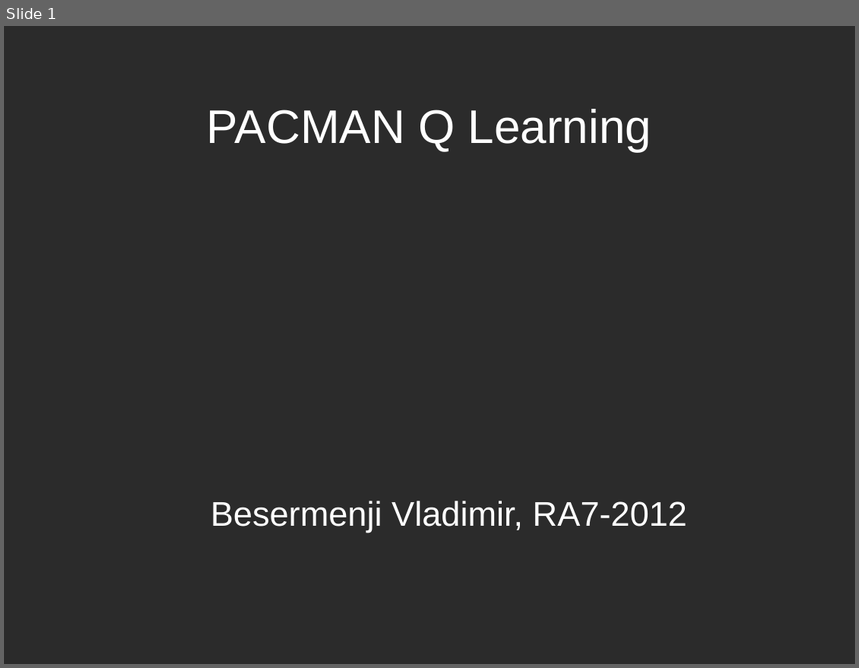
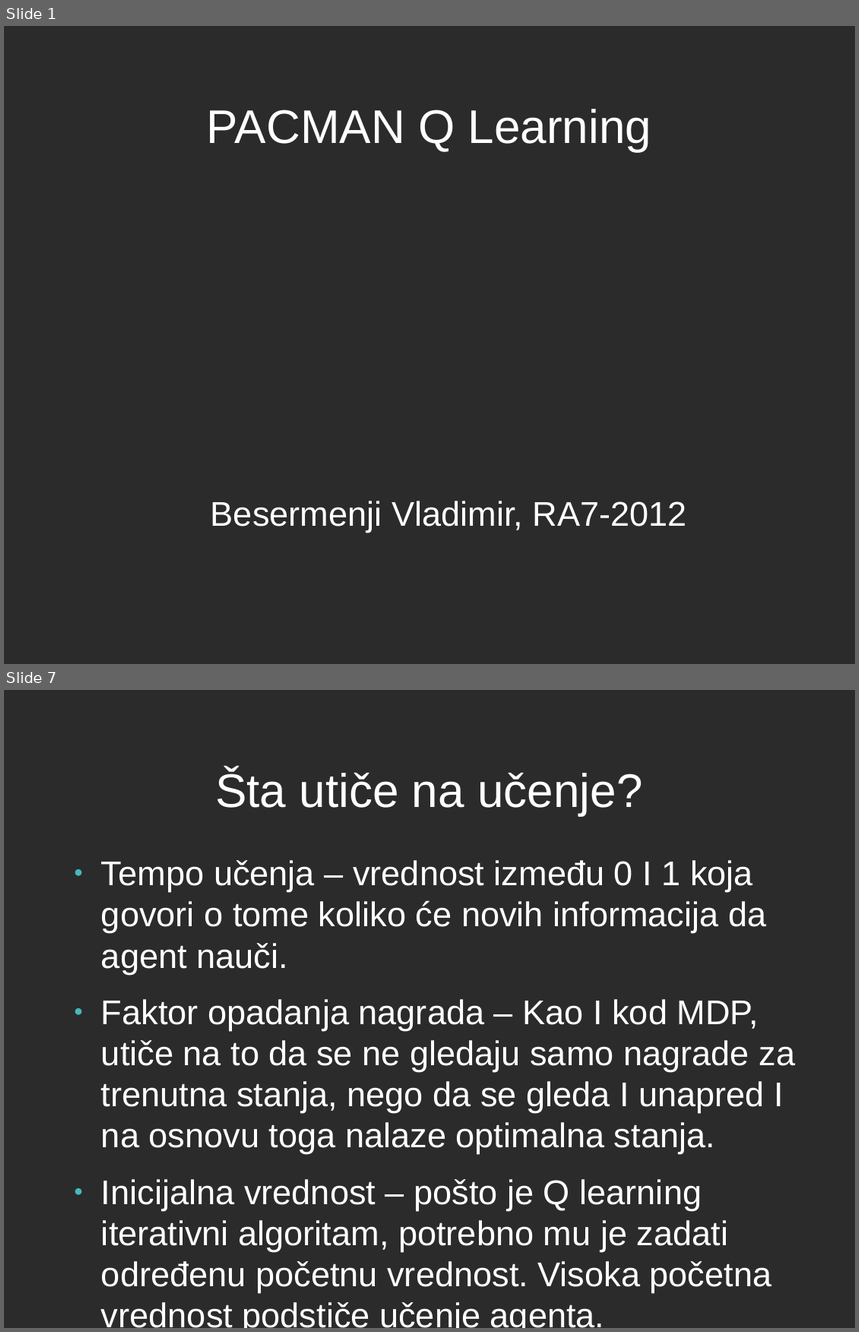
Before and after one commit to Besermenji/PacMan---Q-learning, a slide deck: Zavrsna prezentacija.odp. Shown one above the other, each under a label of ours: slide 1 before the commit, slides 1 and 7 after it; the slides between them are not shown. The pictures are 859x668 and 859x1332 pixels, drawn with LibreOffice and Linux fonts; fonts in the diff are those of the drawing; background and template pictures are left out; a plain dark background stands for a picture behind light text. Boxes give left, top, right and bottom in pixels: in the first picture for what was removed or moved away, otherwise in the second. Text is boxed around its words. In the diff, an @@ line names an element or a change of style, - is before the commit and + after.

```diff
--- a/Zavrsna prezentacija.odp
+++ b/Zavrsna prezentacija.odp
@@ slide 7 added at <box>4,690,855,1328</box>, background picture (left out) @@
@@ title added at <box>215,770,642,816</box>, 44 pt, text #FFFFFF @@
+Šta utiče na učenje?
@@ text added at <box>101,860,796,1328</box>, 32 pt, text #FFFFFF @@
+● Tempo učenja – vrednost između 0 I 1 koja govori o tome koliko će novih informacija da agent nauči.
+● Faktor opadanja nagrada – Kao I kod MDP, utiče na to da se ne gledaju samo nagrade za trenutna stanja, nego da se gleda I unapred I na osnovu toga nalaze optimalna stanja.
+● Inicijalna vrednost – pošto je Q learning iterativni algoritam, potrebno mu je zadati određenu početnu vrednost. Visoka početna vrednost podstiče učenje agenta.
```
Also in this commit, not shown: 1 slide changed, 5 other slides added, 1 other file.
